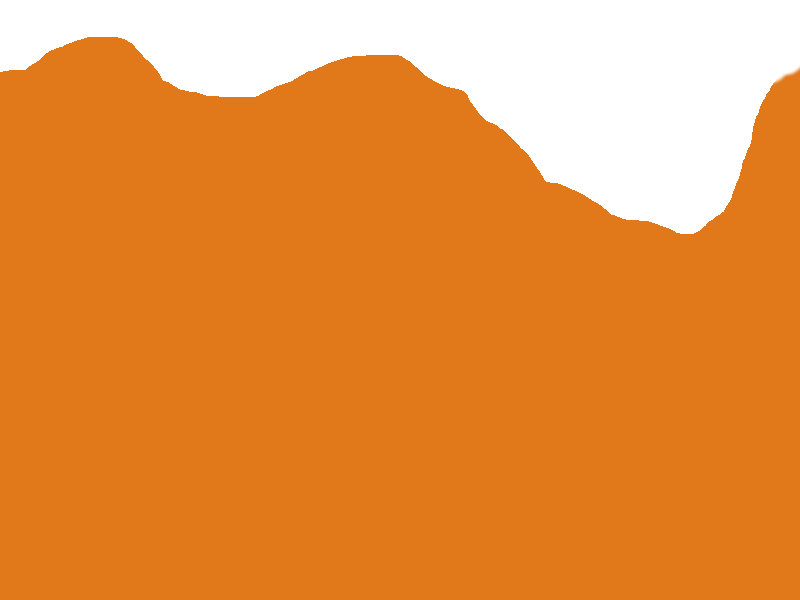
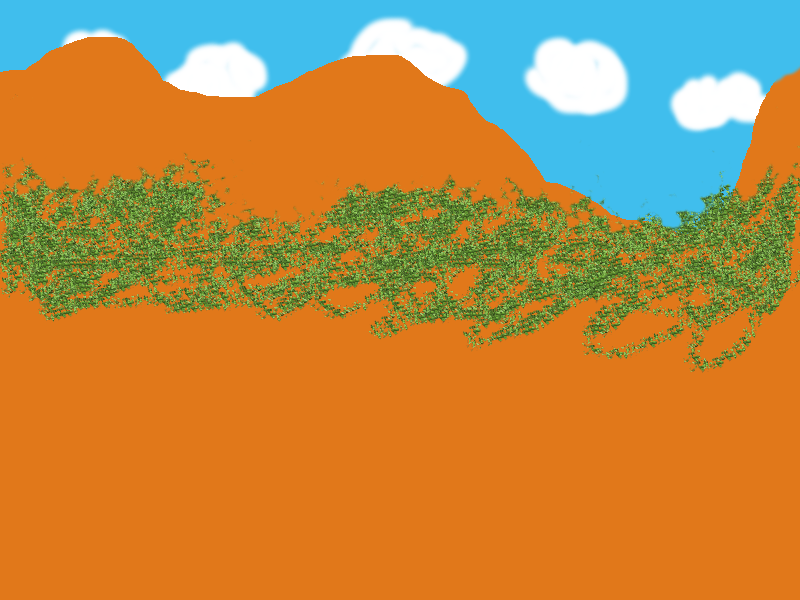
Comparing the layer stacks of the two 800×600 images. Changes:
added layer "Lager #1" above "Lager" over [0, 87, 800, 373]
added layer "Lager #2" above "Bakgrund" over [58, 14, 778, 135]
showed "Bakgrund" over [0, 0, 800, 373]
